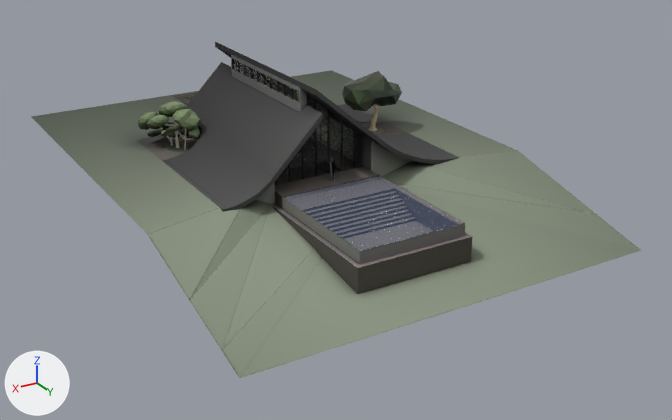
The glTF model cabana-tusa.glb: old version first, new version second.
Camera for both pictures: a 50 mm camera at (29.4, 58.4, 22.5) aimed at (-1.4, 7.0, -3.2). The axes (+X, +Y, +Z) are drawn at lower left. The lights are the same throughout. The picture after the commit comes second. Where no turn or scale is listed for an object, it has been applied to the vertices.

Before the edit, the objects in view are built like this:
```python
mat_plastic = principled_material('Plastic')
mat_plastic.base_color = (0.0651, 0.242, 0.621)  # blue #4887cf
mat_plastic.roughness = 0.0
mat_plastic.alpha = 0.141
mat_plastic.transmission_weight = 0.1
me_id5 = bpy.data.meshes.new('ID5')
me_id5.from_pydata(...)  # 99 vertices, 202 faces; spans x 0.0..14.9, y 0.0..18.5, z 0.0..61.2
me_id5.materials.append(mat_material)  # white #ffffff
me_mesh_0 = bpy.data.meshes.new('Mesh_0')
me_mesh_0.from_pydata(...)  # 754 vertices, 1456 faces; spans x -1.4..2.47, y -2.06..1.64, z -0.44..3.78
# faces by material slot: [800, 656]
me_mesh_0.materials.append(mat_0077_darkgreen)  # picture img_arboles
me_mesh_0.materials.append(mat_0035_tan)  # light grey #c1b8aa
me_mesh_214 = bpy.data.meshes.new('Mesh_214')
me_mesh_214.from_pydata(...)  # 4 vertices, 2 faces; spans x 110.3..117.65, y 64.05..73.25, z -0.01
me_mesh_214.materials.append(mat_plastic)  # blue #4887cf
me_mesh_3 = bpy.data.meshes.new('Mesh_3')
me_mesh_3.from_pydata(...)  # 281 vertices, 550 faces; spans x -3.42..2.66, y -9.78..-2.64, z -2.24..2.76
# faces by material slot: [80, 470]
me_mesh_3.materials.append(mat_0077_darkgreen)  # picture img_arboles
me_mesh_3.materials.append(mat_color_c08)  # beige #c5b091
ob_3dgeom_1 = bpy.data.objects.new('3DGeom-1', me_mesh_0)
ob_3dgeom_1.location = (6.39, -2.16, -0.25)
ob_3dgeom_4 = bpy.data.objects.new('3DGeom-4', me_mesh_3)
ob_3dgeom_4.parent = ob_node_8
ob_3dgeom_4.location = (-13.35, 0.0, -2.548)
ob_instance_0 = bpy.data.objects.new('instance_0', me_id5)
ob_instance_0.parent = ob_sketchup
ob_instance_0.location = (14.95, 0.0, 0.0)
ob_instance_0.rotation_euler = (-3.142, 0.0, 0.0)  # degrees (-180, 0, 0)
ob_instance_0.scale = (-1.0, -1.0, -1.0)
ob_mesh_214 = bpy.data.objects.new('Mesh_214', me_mesh_214)
ob_mesh_214.location = (-113.35, -54.13, 0.0)
# also in view: 'Mesh_707' at (-0.3, 7.5, 2.7); 'Mesh_670' at (-0.3, 3.8, -1.5); 'Mesh_66' at (0.6, 2.2, 3.0); 'Mesh_27' at (-0.7, 2.3, 1.3); 'Mesh_269' at (-0.7, 2.3, 3.2)
```
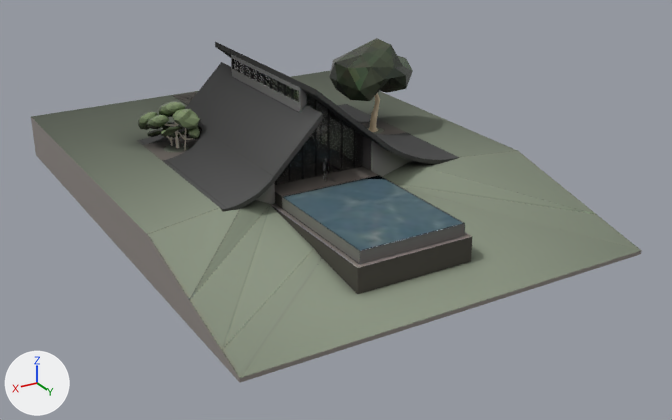
Edits to the bpy script that builds the scene:
```text
Add img_base_p:
    img_base_p = load_image('base p', '_unpacked/base_p', 1024, 1024, 'sRGB')
Change mat_plastic:
    remove mat_plastic.base_color = (0.0651, 0.242, 0.621)  # blue #4887cf
    add mat_plastic.texture = img_base_p
    mat_plastic.alpha: 0.141 -> 1.0
    add mat_plastic.ior = 1.0
Add mat_custom__3:
    mat_custom__3 = principled_material('Custom (3)')
    mat_custom__3.base_color = (0.256, 0.232, 0.215)  # grey #8a8480
    mat_custom__3.roughness = 1.0
Add me_mesh_0_001:
    me_mesh_0_001.from_pydata([(98.4, 41.1, -3.7), (98.4, 79.2, -3.7), (126.3, 41.1, -3.7), (126.3, 79.2, -3.7), (98.4, 79.2, -3.5), (126.3, 79.2, -3.7), (126.3, 79.2, -3.5), (126.3, 41.1, -3.7), (126.3, 41.1, -0.5), (98.4, 41.1, -0.5), (98.4, 79.2, -3.5), (98.4, 75.2, -2.5), (98.4, 71.2, -1.5), (98.4, 67.2, -0.5), (98.4, 41.1, -0.5), (126.3, 79.2, -3.5), (126.3, 77.2, -3.0), (126.3, 73.2, -2.0), (126.3, 71.2, -1.5), (126.3, 41.1, -0.5), (126.3, 67.2, -0.5)], [], [(0, 1, 2), (1, 3, 2), (1, 4, 5), (4, 6, 5), (7, 8, 0), (8, 9, 0), (1, 0, 10), (10, 0, 11), (11, 0, 12), (13, 12, 14), (12, 0, 14), (15, 16, 5), (5, 16, 7), (16, 17, 7), (17, 18, 7), (7, 18, 19), (18, 20, 19)])
    me_mesh_0_001.materials.append(mat_custom__3)  # grey #8a8480
Change ob_3dgeom_4:
    remove ob_3dgeom_4.parent = ob_node_8
    ob_3dgeom_4.location: (-13.35, 0.0, -2.548) -> (-7.339, 1.353, -2.766)
    ob_3dgeom_4.rotation_euler: (0.0, 0.0, 0.0) -> (-1.571, 0.0, 0.0)  # degrees (0, 0, 0) -> degrees (-90, 0, 0)
Change ob_instance_0:
    ob_instance_0.rotation_euler: (-3.142, 0.0, 0.0) -> (0.0, 3.142, 0.0)  # degrees (-180, 0, 0) -> degrees (0, 180, 0)
Add ob_mesh_0_001:
    ob_mesh_0_001 = bpy.data.objects.new('Mesh_0.001', me_mesh_0_001)
    ob_mesh_0_001.location = (-112.73, -56.3, 0.47)
```

Changed parts and their boxes [x1, y1, x2, y2] in the pictures (672 x 420 px):
'Mesh_0.001', added: after [31, 103, 642, 383]
'Mesh_214', surface changed: [283, 176, 463, 251] in both
'3DGeom-4', moved, turned: before [342, 71, 402, 131]; after [329, 38, 413, 132]
